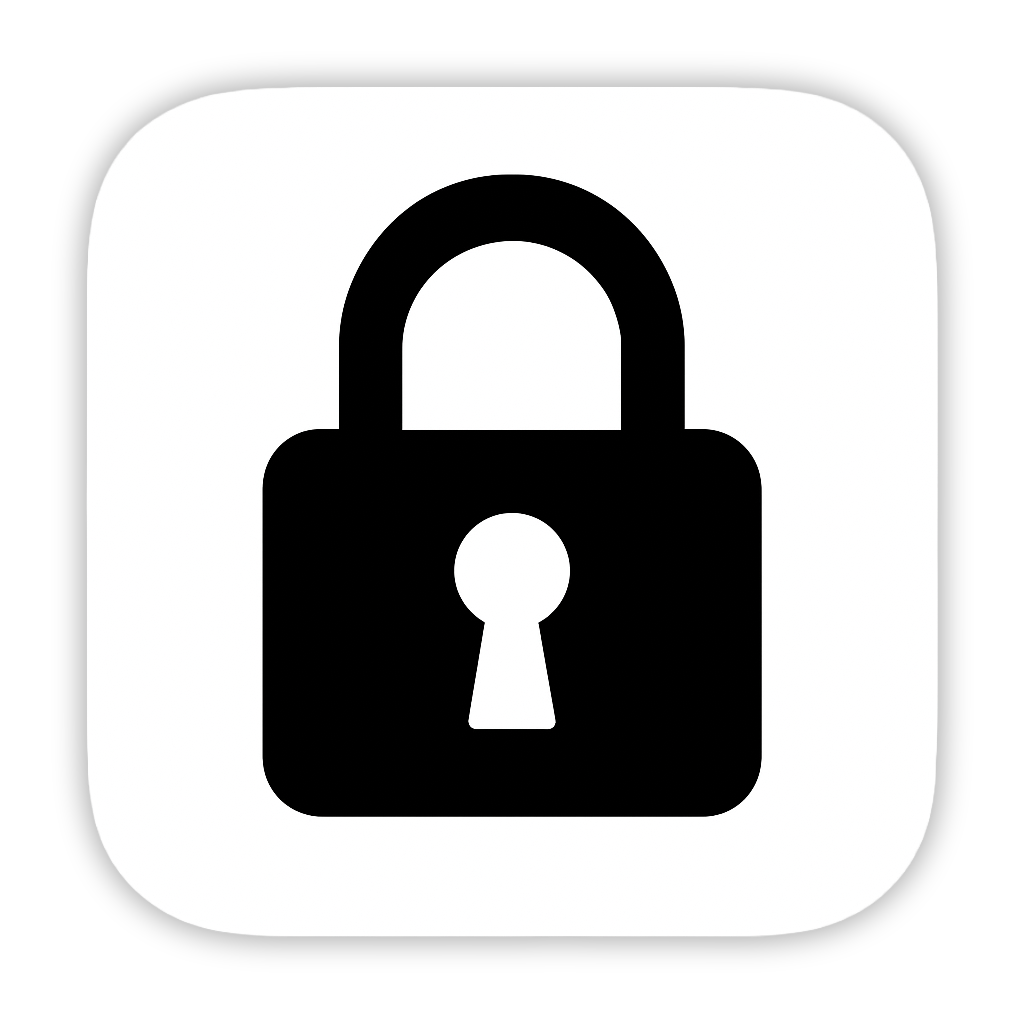
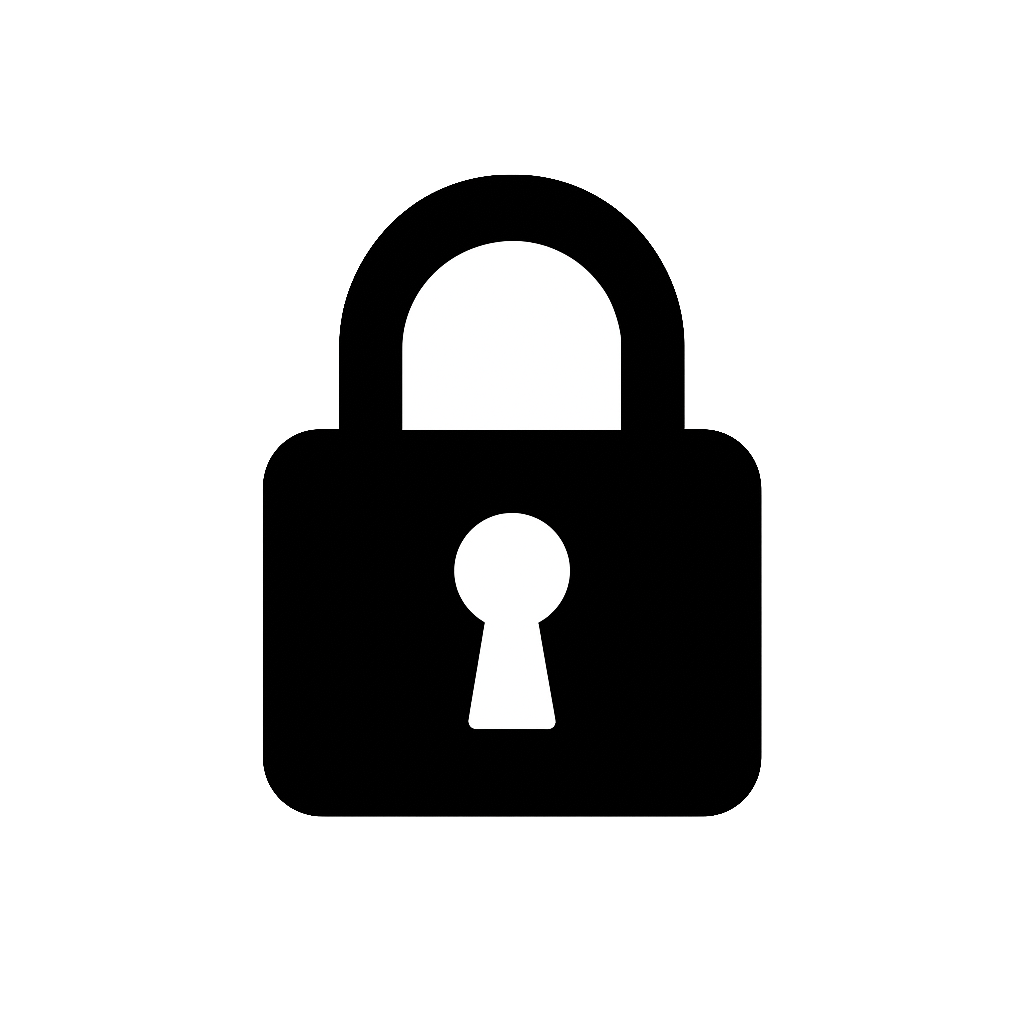
Comparing the layer stacks of the two 1024 x 1024 images. Changes:
painted on "Background", masked it over (85, 86, 939, 938)
added layer "Layer 1" over (57, 57, 968, 967)
